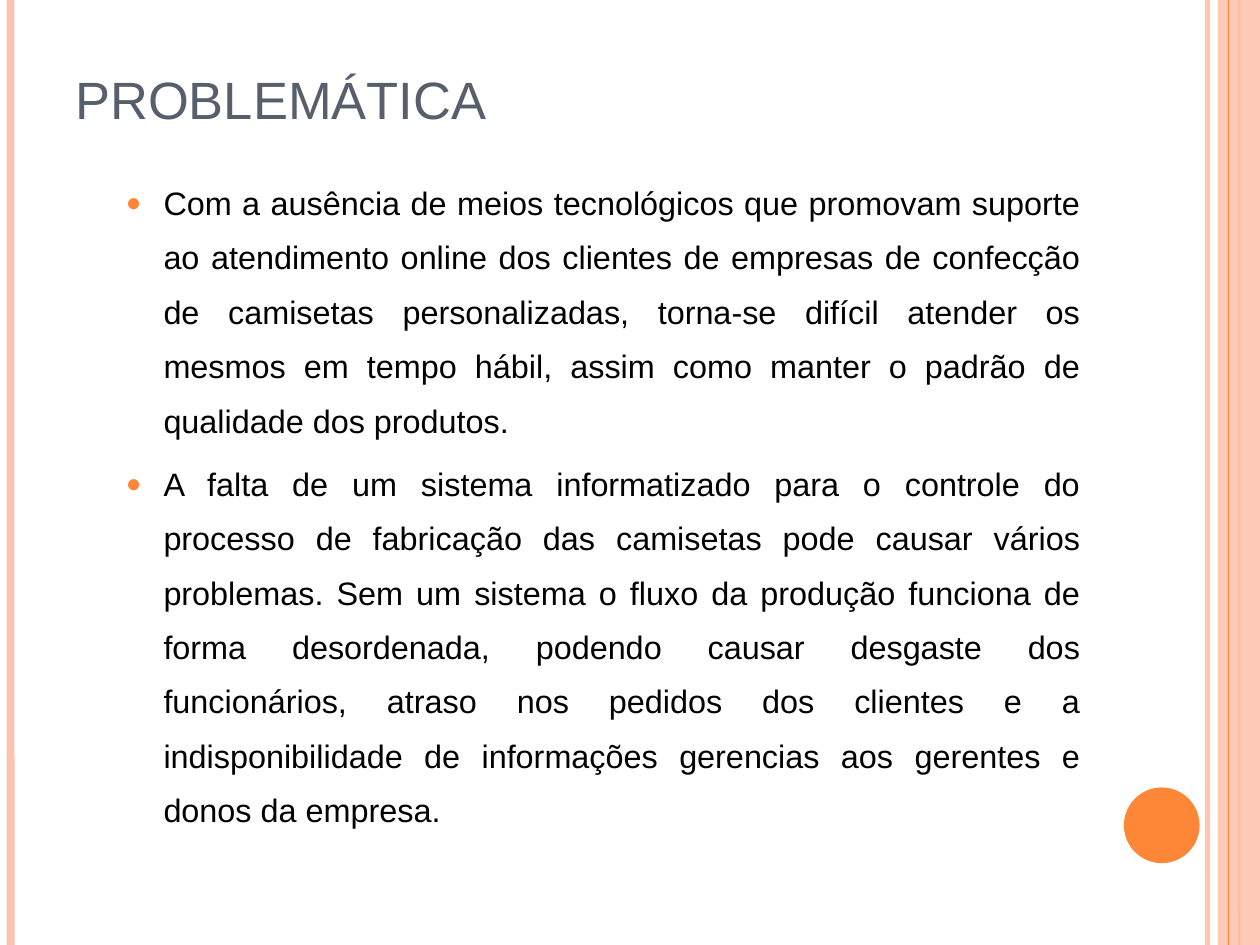
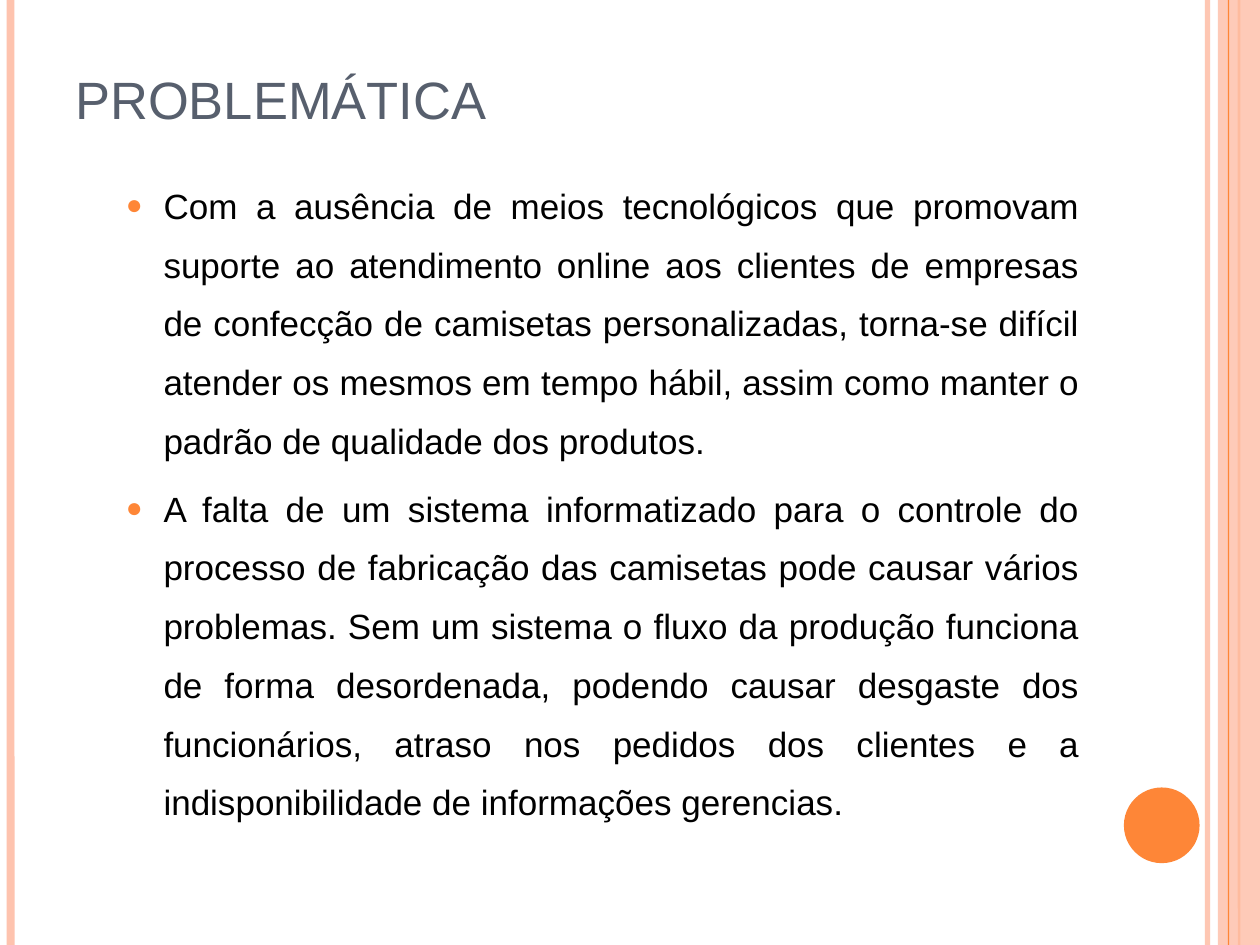
Before and after one commit to cerberosnash/sistema-de-camisetas-personalizadas, a slide deck: slide 3 of docs/Importantes/modelo-de-apresentação-de-tcc.ppt. Drawn at 1260x945 pixels with LibreOffice and Linux fonts; fonts in the diff are those of the drawing. Boxes give left, top, right and bottom in pixels: in the first picture for what was removed or moved away, otherwise in the second. Text is boxed around its words. In the diff, an @@ line names an element or a change of style, - is before the commit and + after.

```diff
--- a/docs/Importantes/modelo-de-apresentação-de-tcc.ppt
+++ b/docs/Importantes/modelo-de-apresentação-de-tcc.ppt
@@ text at (x1=164, y1=193, x2=1079, y2=822): text changed; size 18.5 to 20 pt @@
-  ● Com a ausência de meios tecnológicos que promovam suporte ao atendimento online dos clientes de empresas de confecção de camisetas personalizadas, torna-se difícil atender os mesmos em tempo hábil, assim como manter o padrão de qualidade dos produtos.
-  ● A falta de um sistema informatizado para o controle do processo de fabricação das camisetas pode causar vários problemas. Sem um sistema o fluxo da produção funciona de forma desordenada, podendo causar desgaste dos funcionários, atraso nos pedidos dos clientes e a indisponibilidade de informações gerencias aos gerentes e donos da empresa.
+  ● Com a ausência de meios tecnológicos que promovam suporte ao atendimento online aos clientes de empresas de confecção de camisetas personalizadas, torna-se difícil atender os mesmos em tempo hábil, assim como manter o padrão de qualidade dos produtos.
+  ● A falta de um sistema informatizado para o controle do processo de fabricação das camisetas pode causar vários problemas. Sem um sistema o fluxo da produção funciona de forma desordenada, podendo causar desgaste dos funcionários, atraso nos pedidos dos clientes e a indisponibilidade de informações gerencias.
```
Also in this commit, not shown: 4 other slides changed, 1 slide removed.
